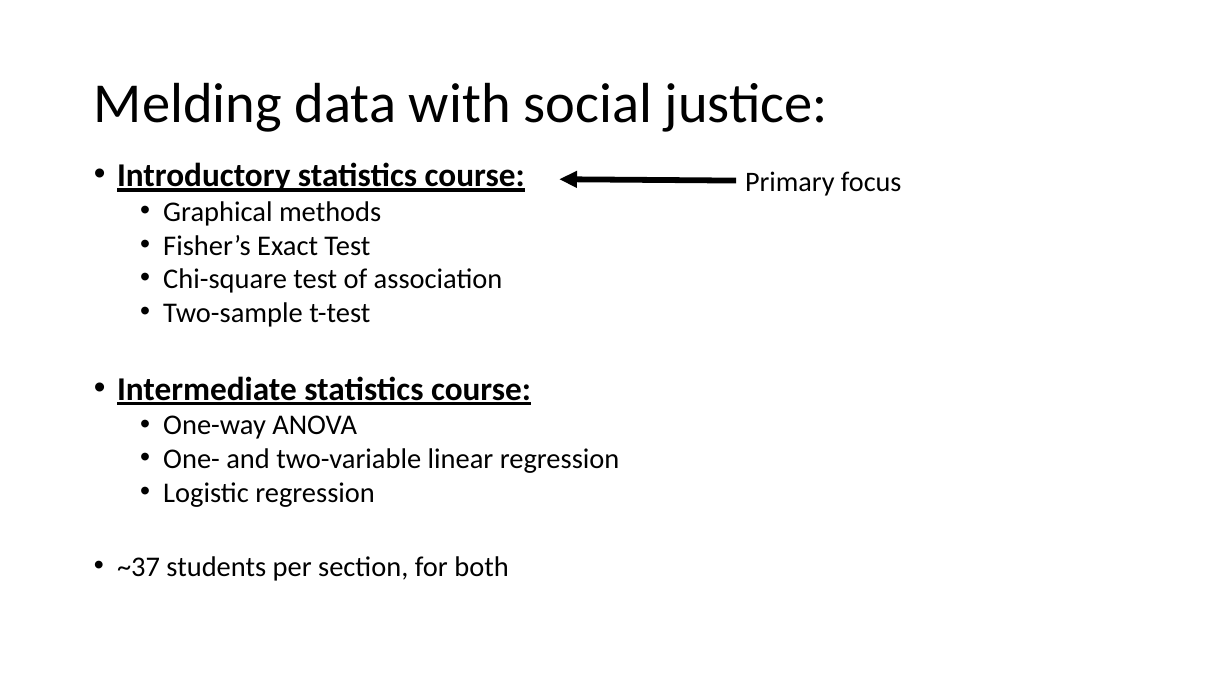
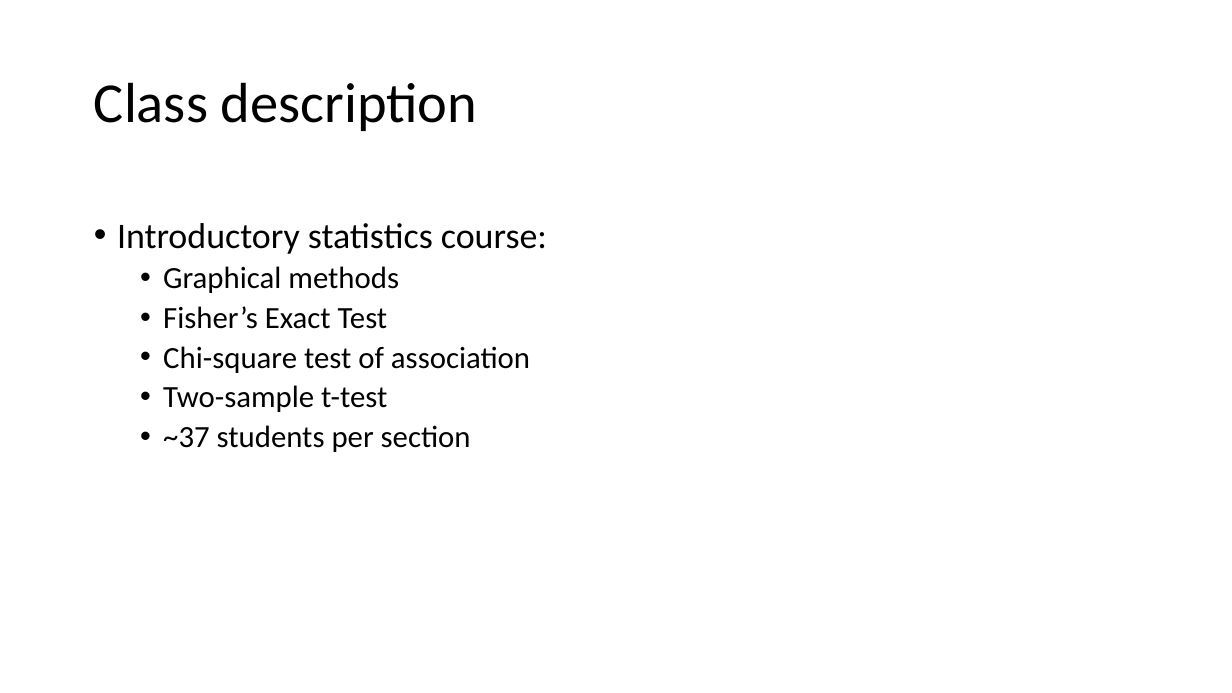
Before and after one commit to silasbergen/IASE, a slide deck: slide 5 of Presentation.pptx (slide 4 before the commit). Drawn at 1232x693 pixels with LibreOffice and Linux fonts; fonts in the diff are those of the drawing. Boxes give left, top, right and bottom in pixels: in the first picture for what was removed or moved away, otherwise in the second. Text is boxed around its words. In the diff, an @@ line names an element or a change of style, - is before the commit and + after.

```diff
--- a/Presentation.pptx
+++ b/Presentation.pptx
@@ title at box(94, 82, 477, 131): text changed @@
-Melding data with social justice:
+Class description
@@ arrow removed from (737, 180) to (560, 179) @@
@@ text removed at box(745, 171, 902, 196) @@
-Primary focus
@@ text at box(117, 223, 547, 412): size 25.9 to 28 pt, bold off, underline off in "Introductory statistics course:"; size 22.2 to 24 pt in "Graphical methods", "Fisher’s Exact Test", "Chi-square test of association", "Two-sample t-test"; line spacing 0.8 to 0.9 @@
@@ text at box(163, 425, 471, 452): text changed; size 22.2 to 24 pt @@
-• Intermediate statistics course:
-  • One-way ANOVA
-  • One- and two-variable linear regression
-  • Logistic regression
-  • ~37 students per section, for both
+  • ~37 students per section
```
Also in this commit, not shown: 6 other slides changed, 1 slide added.
